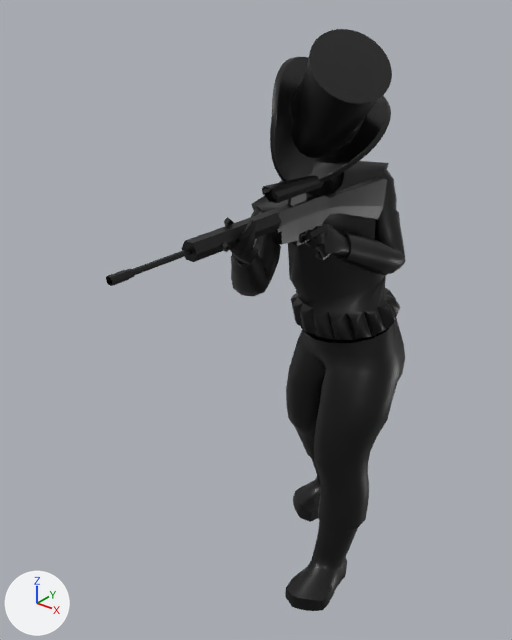
The FBX model Assets/TowerDefense/Core/Defenders/Shooter/resources/shooter.fbx as it was, and as the next commit left it.
Camera for both pictures: a 50 mm lens placed at (1.09, -1.85, 1.95), pointed at (-0.1, -0.36, 1.02). Lighting does not change. The marker at lower left points along +X, +Y and +Z. Where no turn or scale is listed for an object, it has been applied to the vertices. Vertices at the same position are counted once.

Before the edit, the objects in view are built like this:
```python
me_mesh = bpy.data.meshes.new('Mesh')
me_mesh.from_pydata(...)  # 3755 vertices, 4010 faces; spans x -0.25..0.22, y -0.98..0.26, z -0.02..1.83
me_mesh.materials.append(mat_shooter_mat)  # black #000000
ob_polysurface9 = bpy.data.objects.new('polySurface9', me_mesh)
ob_polysurface9.location = (0.0, 0.0, 0.0)
```
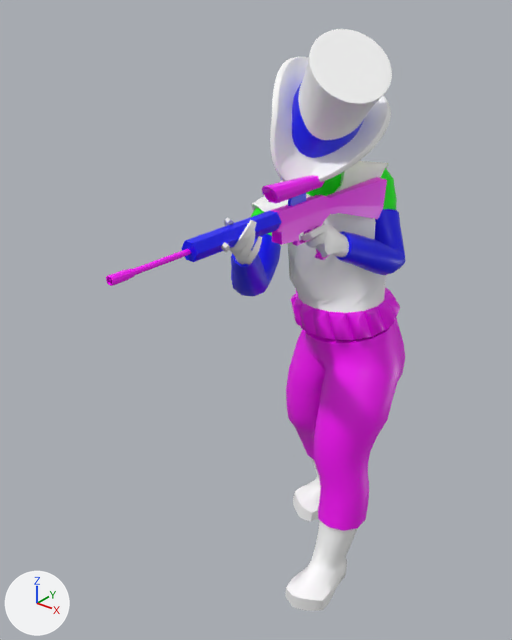
Boxes (x1, y1, x2, y2) around the edits, measured in the pictures (512 x 640 px):
part 1 of me_mesh, recoloured (black to white)
    both: (221, 29, 392, 313)
part 2 of me_mesh, recoloured (black to white)
    both: (285, 458, 358, 611)
part 3 of me_mesh, recoloured (black to blue)
    both: (182, 82, 405, 297)
part 4 of me_mesh, recoloured (white to pink)
    both: (262, 175, 387, 260)
part 5 of me_mesh, recoloured (black to pink)
    both: (286, 288, 405, 531)
part 6 of me_mesh, recoloured (black to pink)
    both: (106, 249, 191, 286)
part 7 of me_mesh, recoloured (black to green)
    both: (251, 168, 397, 236)

The edits, one by one:
Material 'mat2' (mat_mat2) is new.
Its base color is (0.0, 0.0, 1.0) (blue #0000ff).
Its roughness is 0.4.
Material 'mat5' (mat_mat5) is new.
Its base color is (1.0, 1.0, 1.0) (white #ffffff).
Its roughness is 0.4.
Material 'mat1' (mat_mat1) is new.
Its base color is (1.0, 1.0, 1.0) (white #ffffff).
Its roughness is 0.4.
Material 'mat4' (mat_mat4) is new.
Its base color is (1.0, 1.0, 0.0) (yellow #ffff00).
Its roughness is 0.4.
Material 'mat7' (mat_mat7) is new.
Its base color is (1.0, 0.0, 1.0) (pink #ff00ff).
Its roughness is 0.4.
Material 'mat3' (mat_mat3) is new.
Its base color is (0.0, 1.0, 0.0) (green #00ff00).
Its roughness is 0.4.
me_mesh has 3755 vertices, 4010 faces and spans x -0.25..0.22, y -0.98..0.26, z -0.02..1.83.
me_mesh is used by ob_polysurface9; location (0.0, 0.0, 0.0).
me_mesh part 1: 1815 of the faces centred in x -0.24..0.21, y -0.68..0.12, z 0.88..1.83 switch from mat_shooter_mat (black #000000) to mat_mat1 (white #ffffff).
me_mesh part 2: 319 of the faces centred in x -0.23..0.18, y -0.39..0.25, z -0.02..0.31 switch from mat_shooter_mat (black #000000) to mat_mat1 (white #ffffff).
me_mesh part 3: 522 of the faces centred in x -0.19..0.2, y -0.76..0.08, z 1.12..1.72 switch from mat_shooter_mat (black #000000) to mat_mat2 (blue #0000ff).
me_mesh part 4: 381 of the faces centred in x 0.03..0.1, y -0.5..0.01, z 1.23..1.48 switch from mat_shooter_mat (black #000000) to mat_mat7 (pink #ff00ff).
me_mesh part 5: 368 of the faces centred in x -0.24..0.21, y -0.23..0.21, z 0.25..1.03 switch from mat_shooter_mat (black #000000) to mat_mat7 (pink #ff00ff).
me_mesh part 6: 74 of the faces centred in x 0.01..0.03, y -0.98..-0.84, z 1.38..1.4 switch from mat_shooter_mat (black #000000) to mat_mat7 (pink #ff00ff).
me_mesh part 7: 334 of the faces centred in x -0.23..0.11, y -0.27..0.12, z 1.2..1.65 switch from mat_shooter_mat (black #000000) to mat_mat3 (green #00ff00).
me_mesh now uses material mat_mat4 (yellow #ffff00).
me_mesh now uses material mat_mat5 (white #ffffff).
